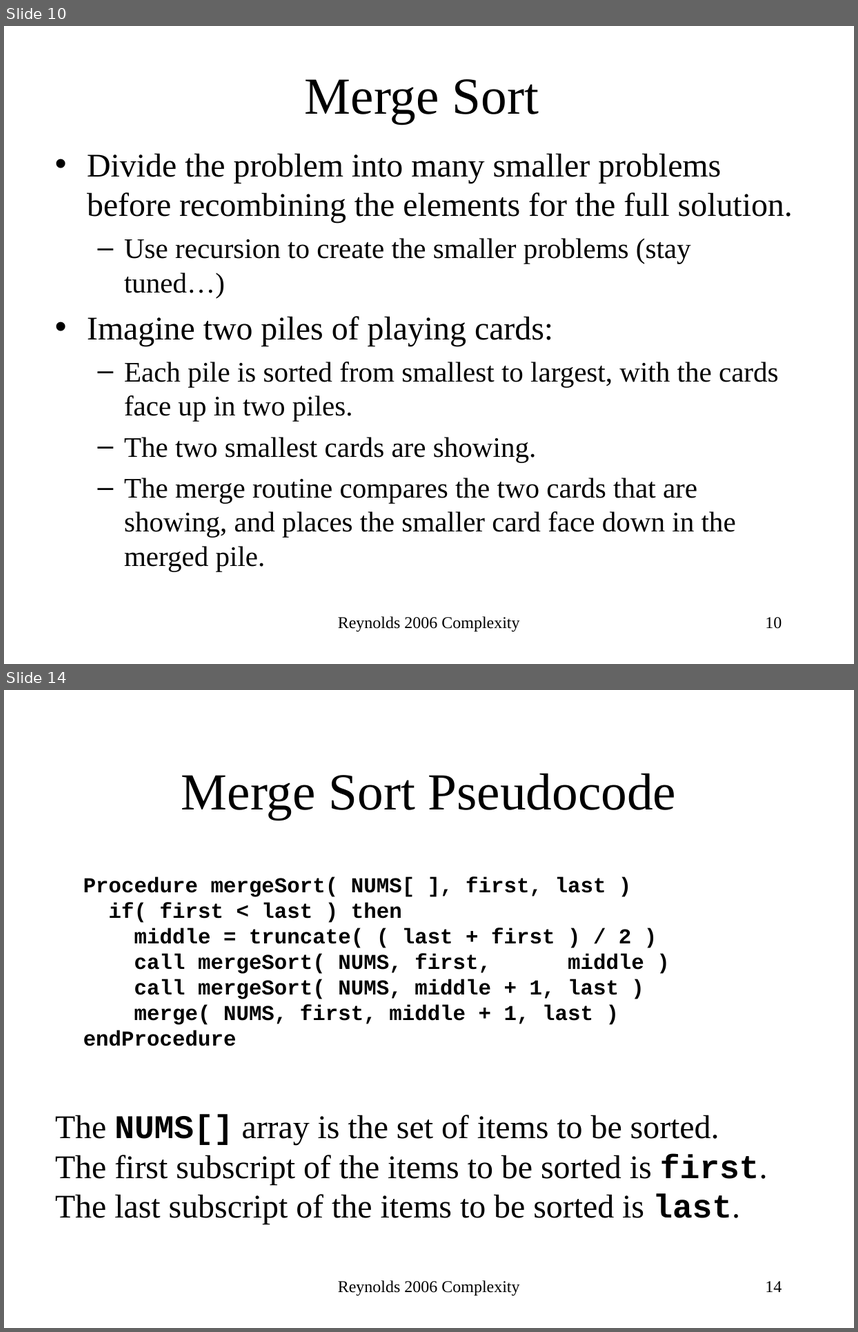
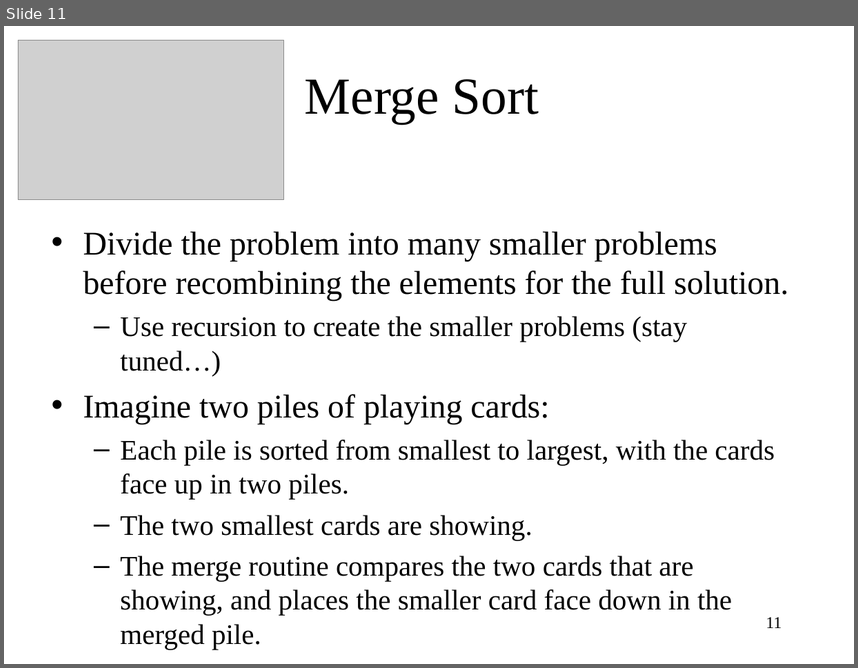
Before and after one commit to kartikshahc/testing, a slide deck: ComplexityAnalysis.ppt. Shown one above the other, each under a label of ours: slides 10 and 14 before the commit, slide 11 after it; the slides between them are not shown. The pictures are 858x1332 and 858x668 pixels, drawn with LibreOffice and Linux fonts; fonts in the diff are those of the drawing; grey boxes stand for pictures. Boxes give left, top, right and bottom in pixels: in the first picture for what was removed or moved away, otherwise in the second. Text is boxed around its words. In the diff, an @@ line names an element or a change of style, - is before the commit and + after.

```diff
--- a/ComplexityAnalysis.ppt
+++ b/ComplexityAnalysis.ppt
@@ slide 14 removed at [4, 690, 854, 1328], background #FFFFFF @@
@@ title removed at [181, 773, 676, 820] @@
-Merge Sort Pseudocode
@@ text removed at [83, 877, 644, 1046] @@
-Procedure mergeSort( NUMS[ ], first, last )
-if( first < last ) then
-middle = truncate( ( last + first ) / 2 )
-call mergeSort( NUMS, first, middle )
-call mergeSort( NUMS, middle + 1, last )
-merge( NUMS, first, middle + 1, last )
-endProcedure
@@ text removed at [55, 1114, 768, 1224] @@
-The NUMS[] array is the set of items to be sorted.
-The first subscript of the items to be sorted is first.
-The last subscript of the items to be sorted is last.
@@ text removed at [338, 1280, 519, 1295] @@
-Reynolds 2006 Complexity
@@ page number removed at [765, 1281, 782, 1292] @@
-14
@@ what was slide 10 is now slide 11 @@
@@ slide 11 changed as well @@
@@ picture added at [18, 40, 285, 201] @@
@@ text "Divide the problem into many ...": place and size @@
-text "Divide the problem into many ..." at [87, 153, 793, 571]
+text "Divide the problem into many ..." at [83, 231, 789, 649]
@@ text at [83, 231, 789, 424]: indent changed @@
@@ text removed at [338, 616, 519, 631] @@
-Reynolds 2006 Complexity
@@ page number at [766, 617, 782, 628]: text changed @@
-10
+11
```
Also in this commit, not shown: 12 other slides changed, 14 slides added, 13 other slides removed, 3 other files.
